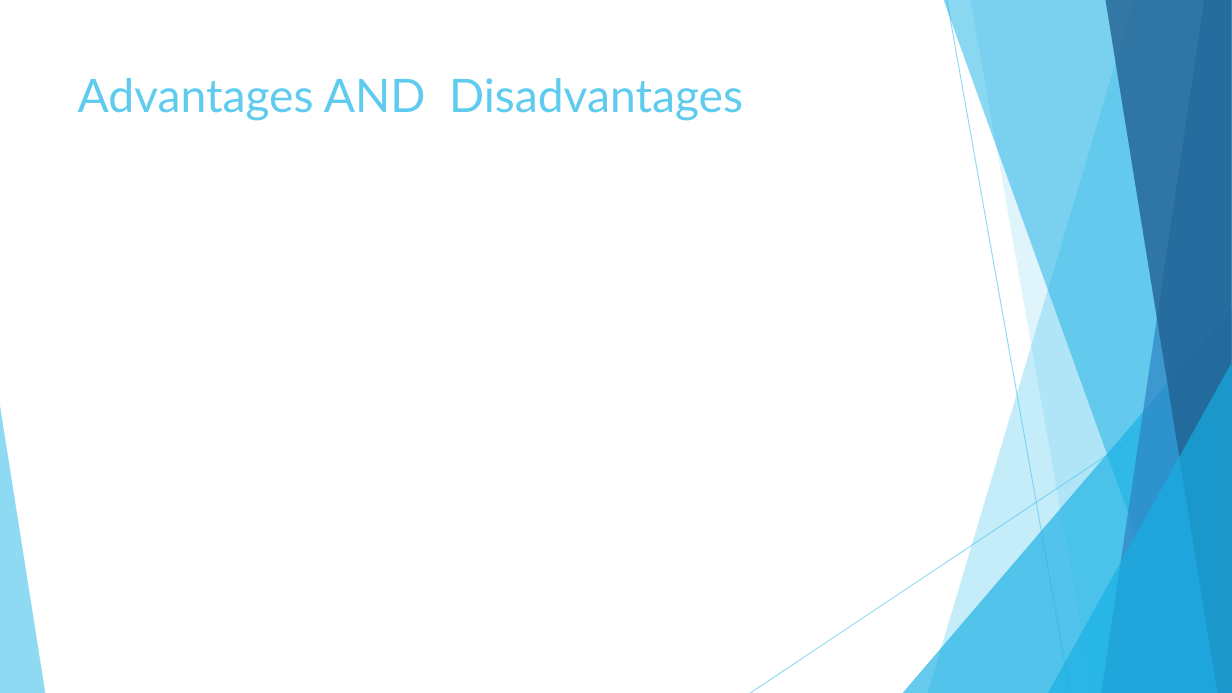
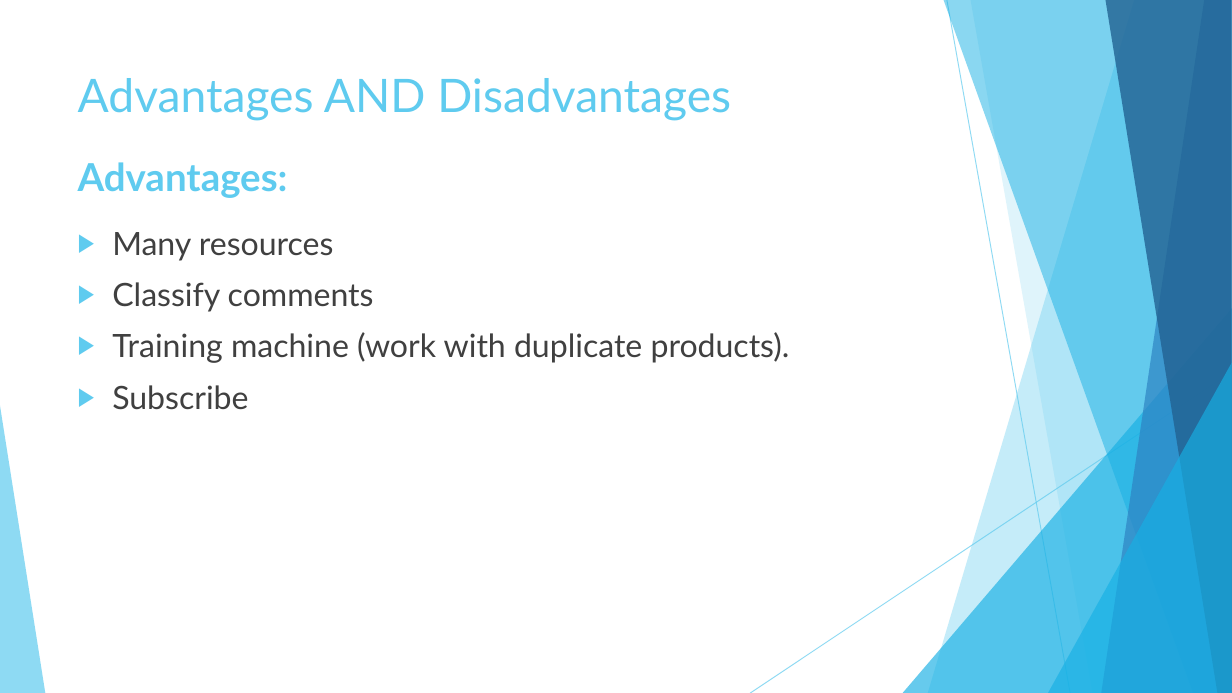
Before and after one commit to minhchau273/LaptopReview, a slide deck: slide 36 of Reports/LRA.pptx. Drawn at 1232x693 pixels with LibreOffice and Linux fonts; fonts in the diff are those of the drawing. Boxes give left, top, right and bottom in pixels: in the first picture for what was removed or moved away, otherwise in the second. Text is boxed around its words. In the diff, an @@ line names an element or a change of style, - is before the commit and + after.

```diff
--- a/Reports/LRA.pptx
+++ b/Reports/LRA.pptx
@@ title "Advantages AND Disadvantages" rewrapped from (78, 78, 743, 121) to (78, 78, 731, 121) @@
@@ text added at (78, 162, 288, 198), 30 pt, text #5FCBEF, bold @@
+Advantages:
@@ text added at (112, 232, 790, 410), 25 pt, text #404040 @@
+▶ Many resources
+▶ Classify comments
+▶ Training machine (work with duplicate products).
+▶ Subscribe
```
Also in this commit, not shown: 4 other slides changed, 1 slide added.
